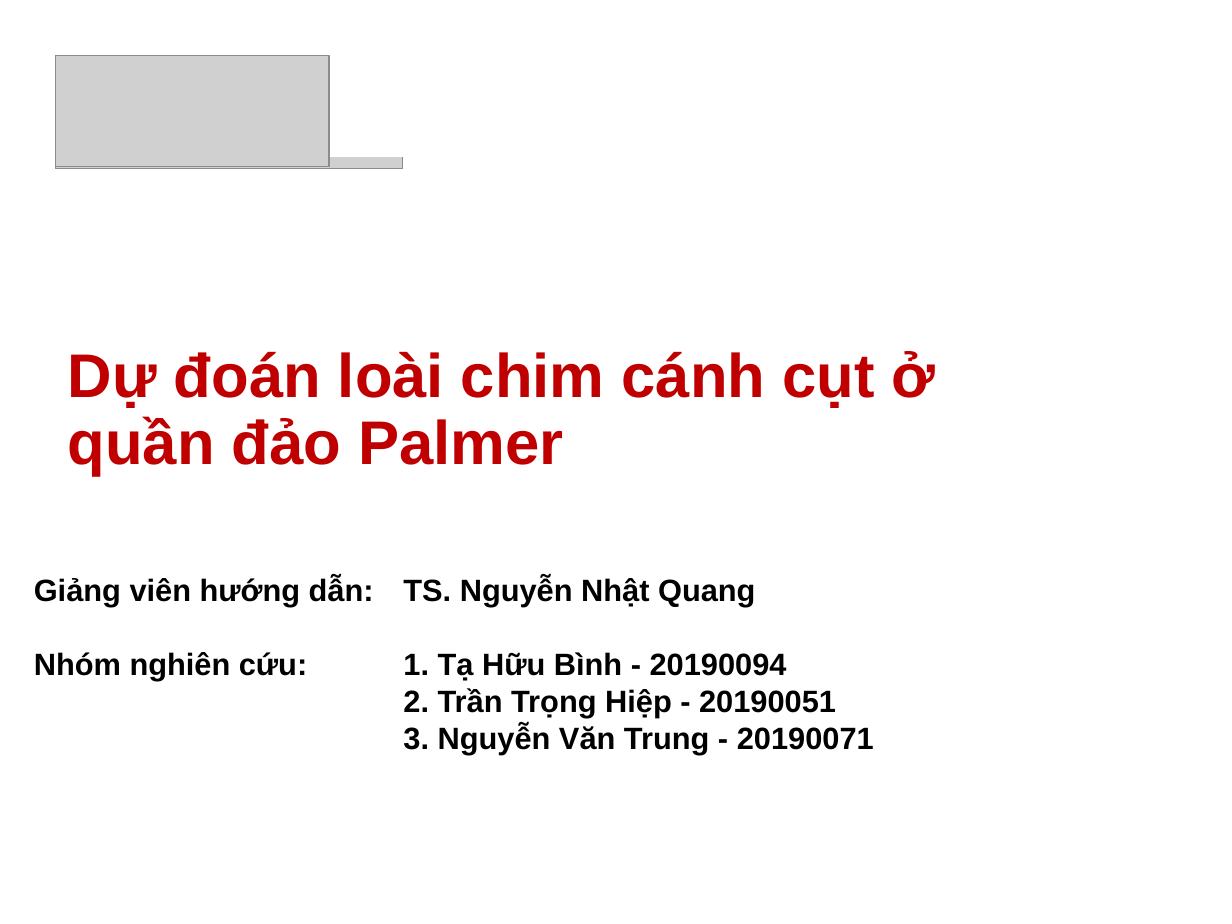
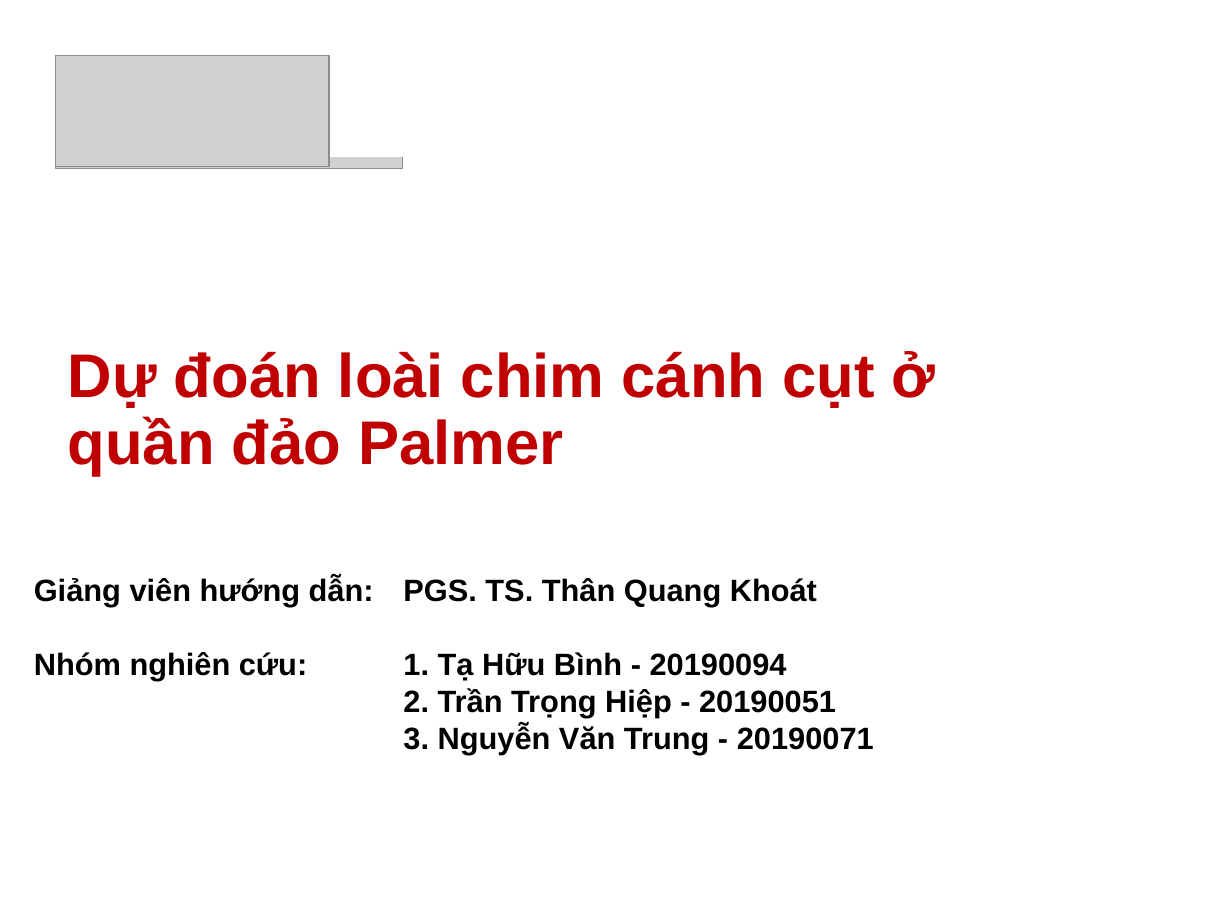
Before and after one commit to Tahuubinh/ML_HUST_PROJECT, a slide deck: slide 1 of ML_Project_Nhom1.pptx. Drawn at 1232x924 pixels with LibreOffice and Linux fonts; fonts in the diff are those of the drawing; grey boxes stand for pictures; background and template pictures are left out. Boxes give left, top, right and bottom in pixels: in the first picture for what was removed or moved away, otherwise in the second. Text is boxed around its words. In the diff, an @@ line names an element or a change of style, - is before the commit and + after.

Commit message:
Slide update

```diff
--- a/ML_Project_Nhom1.pptx
+++ b/ML_Project_Nhom1.pptx
@@ text at box(34, 577, 817, 607): text changed @@
-Giảng viên hướng dẫn: TS. Nguyễn Nhật Quang
+Giảng viên hướng dẫn: PGS. TS. Thân Quang Khoát
```
